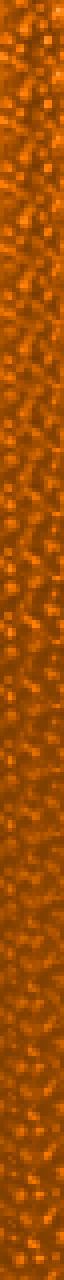
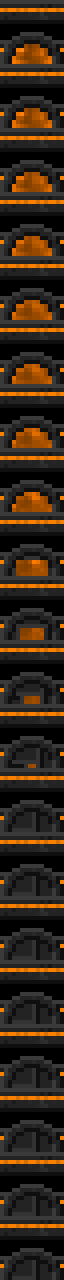
Layer changes from the first 64×1280 image to the second:
added layer "Machinery" above "Background" over [0, 0, 64, 1280]
